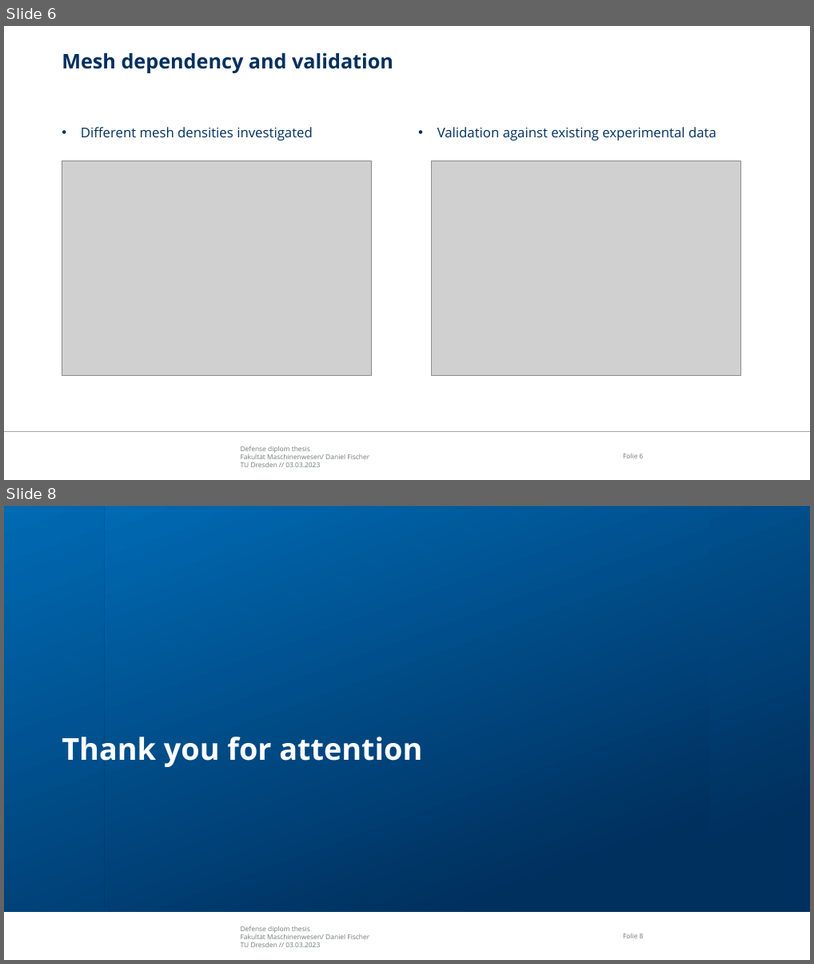
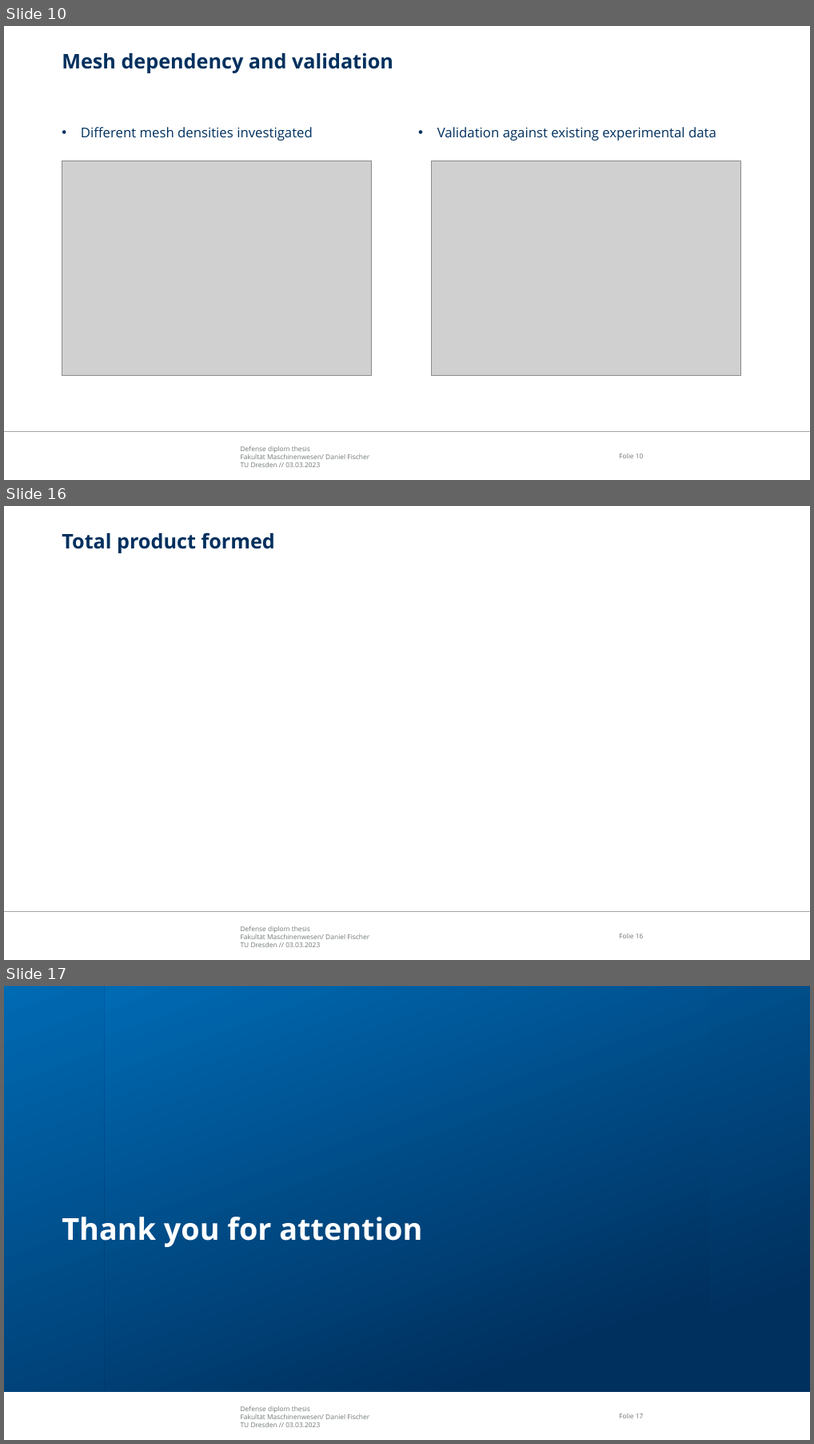
Before and after one commit to fischer-sw/thesis-diplom-daniel, a slide deck: Presentationen/Defense_presentation.pptx. Shown one above the other, each under a label of ours: slides 6 and 8 before the commit, slides 10, 16 and 17 after it; the slides between them are not shown. The pictures are 814x964 and 814x1444 pixels, drawn with LibreOffice and Linux fonts; fonts in the diff are those of the drawing; grey boxes stand for pictures; background and template pictures are left out. Boxes give left, top, right and bottom in pixels: in the first picture for what was removed or moved away, otherwise in the second. Text is boxed around its words. In the diff, an @@ line names an element or a change of style, - is before the commit and + after.

```diff
--- a/Presentationen/Defense_presentation.pptx
+++ b/Presentationen/Defense_presentation.pptx
@@ slide 16 added at box(4, 506, 810, 960), background #FFFFFF; not listed: 3 template elements that a slide beside it also shows @@
@@ title added at box(62, 532, 275, 553), 24 pt, text #00305E, bold @@
+Total product formed
@@ what was slide 6 is now slide 10 @@
@@ page number at box(619, 453, 644, 458): text changed @@
-Folie 6
+Folie 10
@@ what was slide 8 is now slide 17 @@
@@ page number at box(619, 1413, 644, 1418): text changed @@
-Folie 8
+Folie 17
```
Also in this commit, not shown: 1 slide changed, 9 other slides added, 1 slide removed, 2 other files.
